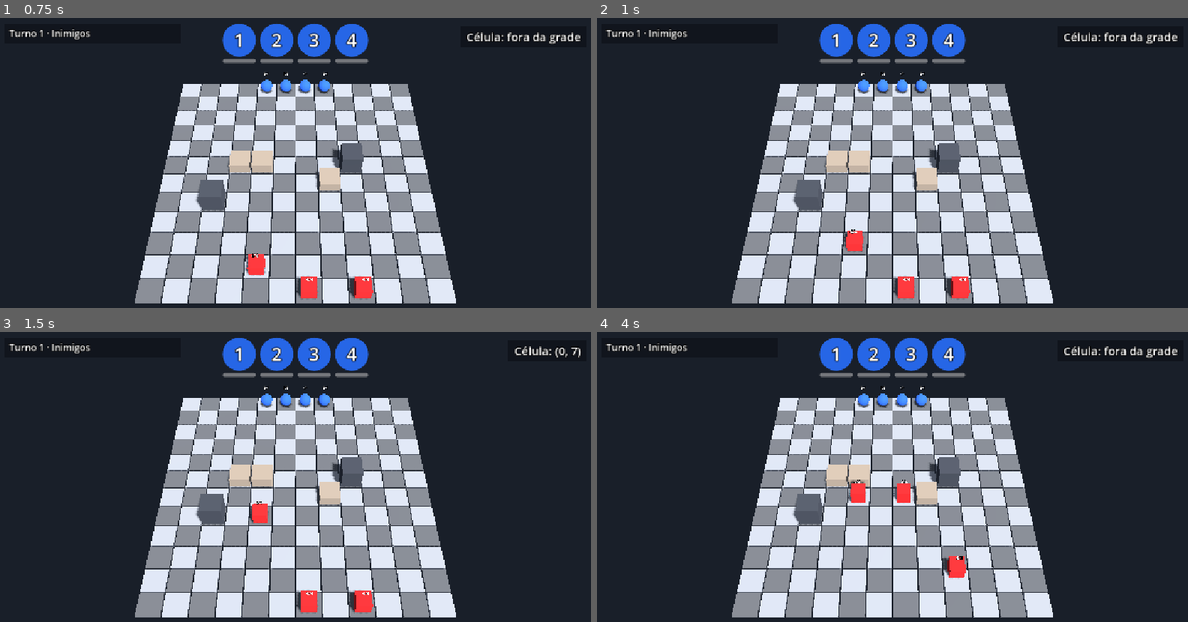
Above: before the commit, frames 1-4 (two rows, left to right).
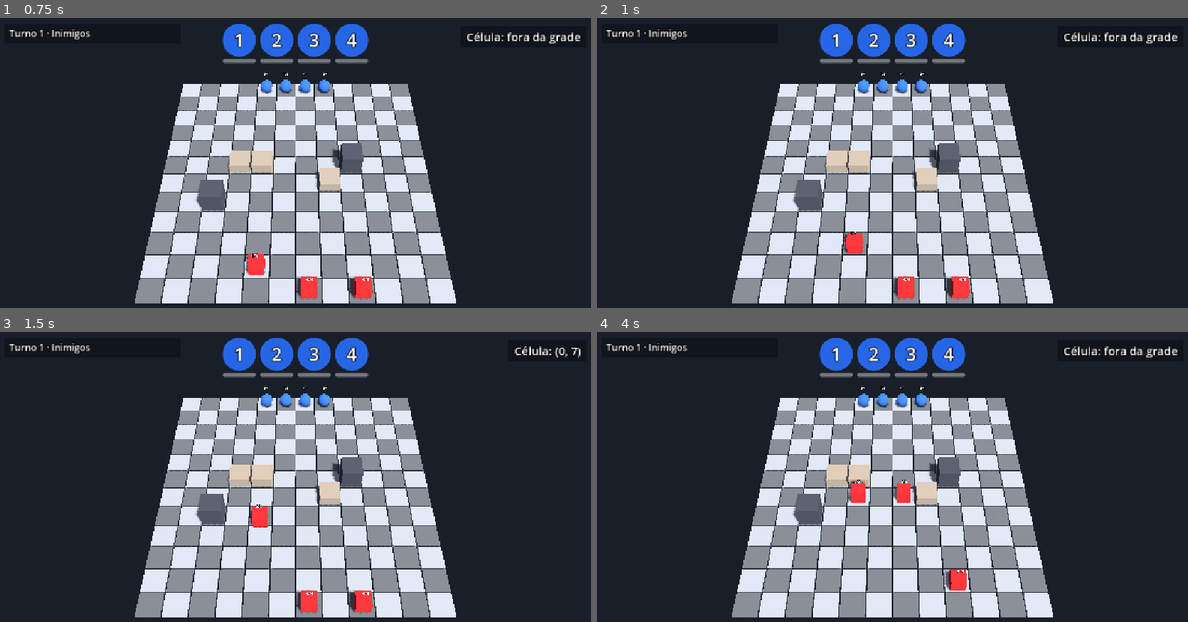
Above: after the commit, the same moments.

Repository: lcf-fernandes/codeName_Phantom1
Game: Godot game, scene res://scenes/tactical/maps/test_level.tscn
Same seed, same stepped clock (60 frames per second), same inputs: the game is played once before the commit and once after it.
Inputs (mouse positions are in pixels of both pictures, inside the frame that each line leads up to):
- Up to frame 1 (0.75 s): tap Enter at 0.5 s; move the mouse to (425, 168) at 0.52 s; tap R at 0.6 s; click (425, 168) at 0.67 s
- Up to frame 2 (1 s): no input
- Up to frame 3 (1.5 s): move the mouse to (177, 517) at 1.27 s; tap Enter at 1.35 s; click (177, 517) at 1.42 s
- Up to frame 4 (4 s): move the mouse to (951, 424) at 2.02 s; tap Keypad Enter at 2.1 s; click (951, 424) at 2.17 s; move the mouse to (862, 566) at 2.77 s; tap 1 at 2.85 s; click (862, 566) at 2.92 s; move the mouse to (1069, 549) at 3.52 s; tap 2 at 3.6 s; click (1069, 549) at 3.67 s

Frame 1 is identical in both runs. In frame 2, less than 0.1% of the frame differs, in the area x 41-46%, y 72-82%; in frame 3, less than 0.1%; in frame 4, 0.4%, in the area x 57-63%, y 77-90%.

Commit message:
Reacao da Vigilancia (overwatch)

Diff:
--- a/scenes/tactical/maps/test_level.tscn
+++ b/scenes/tactical/maps/test_level.tscn
@@ -20,6 +20,7 @@
 [ext_resource type="Script" uid="uid://xvmcfewft3c" path="res://scripts/ui/action_bar.gd" id="18_4bb7x"]
 [ext_resource type="Script" uid="uid://gojm43f5vi5g" path="res://scripts/ui/cell_readout.gd" id="19_e2sfh"]
 [ext_resource type="Script" uid="uid://dvg18eda70kt8" path="res://scripts/ui/portrait_bar.gd" id="20_80g43"]
+[ext_resource type="Script" uid="uid://buh68ovv0g2o" path="res://scripts/tactical/combat/overwatch_controller.gd" id="21_bkdw7"]
 
 [node name="TestLevel" type="Node3D" unique_id=238378437]
 
@@ -93,3 +94,6 @@
 
 [node name="PortraitBar" type="CanvasLayer" parent="." unique_id=2130713716]
 script = ExtResource("20_80g43")
+
+[node name="OverwatchController" type="Node" parent="." unique_id=442048008]
+script = ExtResource("21_bkdw7")
--- a/scripts/ai/enemy_ai.gd
+++ b/scripts/ai/enemy_ai.gd
@@ -61,6 +61,11 @@
 			enemy.spend_action(1)
 			enemy.move_along_path(path)
 			await enemy.move_finished
+			# O inimigo pode ter sumido ou morrido durante o movimento: pula o resto do turno dele.
+			if not is_instance_valid(enemy) or enemy.hp <= 0:
+				if i < enemies.size() - 1:
+					await get_tree().create_timer(delay_between_enemies).timeout
+				continue
 			print("IA: %s -> alvo %s | (%d, %d) -> (%d, %d) | %d passos | cobertura %s" % [
 				enemy.unit_name, target.unit_name, from_cell.x, from_cell.y,
 				enemy.cell.x, enemy.cell.y, path.size(), cover_label
--- a/scripts/tactical/combat/attack_controller.gd
+++ b/scripts/tactical/combat/attack_controller.gd
@@ -239,8 +239,13 @@
 ## Resolve um ataque: calcula a chance, faz a rolagem (respeitando forced_roll), gasta os PA do
 ## atacante, aplica o dano, imprime o resultado, mostra o texto flutuante e imprime a morte,
 ## se o defensor morrer. Não faz nenhuma checagem de turno nem de alcance: quem chama decide.
-func perform_attack(attacker: Unit, defender: Unit) -> void:
-	var chance: int = _combat_calc.get_hit_chance(attacker.cell, defender.cell, defender.is_defending)
+## `extra_penalty` é subtraída da chance (e aparece na linha impressa quando > 0). Com `defender_cell`
+## diferente de (-1, -1), essa célula substitui defender.cell na chance, na cobertura, na distância
+## e na linha de morte; a célula do atacante continua sendo attacker.cell.
+func perform_attack(attacker: Unit, defender: Unit, extra_penalty: int = 0, defender_cell: Vector2i = Vector2i(-1, -1)) -> void:
+	var has_given_cell: bool = defender_cell != Vector2i(-1, -1)
+	var target_cell: Vector2i = defender_cell if has_given_cell else defender.cell
+	var chance: int = _combat_calc.get_hit_chance(attacker.cell, target_cell, defender.is_defending, extra_penalty)
 	var roll: int = forced_roll if forced_roll != 0 else randi_range(1, 100)
 	var hit: bool = roll <= chance
 
@@ -248,7 +253,7 @@
 	# (com projétil, quando ele chega).
 	attacker.play_attack_animation(defender)
 	var hit_delay: float = attacker.lunge_out_time
-	if _combat_calc.get_distance(attacker.cell, defender.cell) >= min_projectile_distance:
+	if _combat_calc.get_distance(attacker.cell, target_cell) >= min_projectile_distance:
 		hit_delay += _spawn_projectile(attacker, defender, hit)
 
 	# O atacante fica "ocupado" (is_moving) até o impacto; quem bloqueia cliques e turnos lê isso.
@@ -270,7 +275,7 @@
 
 	# Guarda o que a morte pode apagar: a unidade só é liberada ao fim da animação de morte (alguns
 	# décimos de segundo depois), mas já sai do grupo "units" e perde o colisor de clique na hora.
-	var defender_cell: Vector2i = defender.cell
+	var death_cell: Vector2i = defender_cell if has_given_cell else defender.cell
 	var defender_position: Vector3 = defender.global_position
 	var hp_before: int = defender.hp
 
@@ -286,13 +291,16 @@
 	else:
 		_show_feedback(defender_position, "ERROU", Color(0.9, 0.9, 0.9))
 
-	print("Ataque: %s -> %s | chance %d%% | rolagem %d -> %s | dano %d | hp %d/%d" % [
+	var attack_line: String = "Ataque: %s -> %s | chance %d%% | rolagem %d -> %s | dano %d | hp %d/%d" % [
 		attacker_name, defender_name, chance, roll, "ACERTOU" if hit else "ERROU",
 		damage_dealt, defender.hp, defender.max_hp
-	])
+	]
+	if extra_penalty > 0:
+		attack_line += " | penalidade %d" % extra_penalty
+	print(attack_line)
 	# A unidade em si não imprime nada ao morrer (isso é feito pelo DebugTools nos atalhos de teste).
 	if defender.hp <= 0:
-		print("%s morreu em (%d, %d)" % [defender_name, defender_cell.x, defender_cell.y])
+		print("%s morreu em (%d, %d)" % [defender_name, death_cell.x, death_cell.y])
 
 	# Fim do ataque: o atacante deixa de ficar "ocupado".
 	if is_instance_valid(attacker):
--- a/scripts/tactical/combat/combat_calc.gd
+++ b/scripts/tactical/combat/combat_calc.gd
@@ -44,8 +44,9 @@
 
 
 ## Chance de acerto (em %) para uma distância e uma cobertura dadas. Com `defending`, o defensor
-## está em Defender e a chance perde defend_penalty antes de ser limitada.
-func compute_hit_chance(distance: int, cover: CoverMap.CoverType, defending: bool = false) -> int:
+## está em Defender e a chance perde defend_penalty; `extra_penalty` é uma penalidade a mais, em
+## pontos percentuais. Os dois são subtraídos antes de a chance ser limitada.
+func compute_hit_chance(distance: int, cover: CoverMap.CoverType, defending: bool = false, extra_penalty: int = 0) -> int:
 	var cover_penalty: int = 0
 	match cover:
 		CoverMap.CoverType.LOW:
@@ -54,17 +55,17 @@
 			cover_penalty = high_cover_penalty
 
 	var distance_penalty: int = maxi(0, distance - distance_free_cells) * distance_penalty_per_cell
-	var chance: int = base_hit_chance - cover_penalty - distance_penalty
+	var chance: int = base_hit_chance - cover_penalty - distance_penalty - extra_penalty
 	if defending:
 		chance -= defend_penalty
 	return clampi(chance, min_hit_chance, max_hit_chance)
 
 
 ## Chance de acerto (em %) do atacante contra o defensor, pela distância e pela cobertura do defensor.
-func get_hit_chance(attacker: Vector2i, defender: Vector2i, defending: bool = false) -> int:
+func get_hit_chance(attacker: Vector2i, defender: Vector2i, defending: bool = false, extra_penalty: int = 0) -> int:
 	var distance: int = get_distance(attacker, defender)
 	var cover: CoverMap.CoverType = _cover_map.get_cover_against(defender, attacker)
-	return compute_hit_chance(distance, cover, defending)
+	return compute_hit_chance(distance, cover, defending, extra_penalty)
 
 
 # Roda os 8 casos de compute_hit_chance e imprime cada resultado e o total.
--- /dev/null
+++ b/scripts/tactical/combat/overwatch_controller.gd
@@ -0,0 +1,76 @@
+class_name OverwatchController
+extends Node
+## Reação da Vigilância: quando um inimigo termina de andar até uma célula (sinal cell_reached) ao
+## alcance de soldados em vigilância, o movimento dele fica em espera (hold_move) e cada soldado
+## atira nele, em ordem de nome, com uma penalidade na chance. Depois o movimento é solto.
+
+const UNITS_GROUP: StringName = &"units"
+
+## Penalidade, em pontos percentuais, na chance dos tiros de vigilância.
+@export var overwatch_penalty: int = 15
+## Caminho até o AttackController (resolve os tiros).
+@export var attack_controller_path: NodePath = ^"../AttackController"
+## Caminho até o CombatCalc (distância entre células).
+@export var combat_calc_path: NodePath = ^"../CombatCalc"
+
+var _attack_controller: AttackController
+var _combat_calc: CombatCalc
+
+
+func _ready() -> void:
+	_attack_controller = get_node(attack_controller_path) as AttackController
+	_combat_calc = get_node(combat_calc_path) as CombatCalc
+	assert(_attack_controller != null, "OverwatchController: attack_controller_path não aponta para um AttackController.")
+	assert(_combat_calc != null, "OverwatchController: combat_calc_path não aponta para um CombatCalc.")
+	# Depois de os inimigos existirem (os spawners criam as unidades no _ready deles).
+	_connect_enemies.call_deferred()
+
+
+func _connect_enemies() -> void:
+	for node: Node in get_tree().get_nodes_in_group(UNITS_GROUP):
+		var unit: Unit = node as Unit
+		if unit != null and unit.team == Unit.Team.ENEMY:
+			unit.cell_reached.connect(_on_cell_reached)
+
+
+# O inimigo acabou de chegar a `cell` (a célula lógica dele só muda no fim do movimento).
+func _on_cell_reached(enemy: Unit, cell: Vector2i) -> void:
+	if not is_instance_valid(enemy) or enemy.hp <= 0:
+		return
+
+	var watchers: Array[Unit] = []
+	for node: Node in get_tree().get_nodes_in_group(UNITS_GROUP):
+		var soldier: Unit = node as Unit
+		if soldier == null or soldier.team != Unit.Team.SQUAD:
+			continue
+		if soldier.hp <= 0 or not soldier.is_overwatching:
+			continue
+		if _combat_calc.get_distance(soldier.cell, cell) <= soldier.attack_range:
+			watchers.append(soldier)
+	if watchers.is_empty():
+		return
+	watchers.sort_custom(func(a: Unit, b: Unit) -> bool: return a.unit_name < b.unit_name)
+
+	# A espera precisa ser pedida de forma síncrona, antes de qualquer await.
+	enemy.hold_move()
+	_resolve_reactions(enemy, cell, watchers)
+
+
+# Coroutine: cada soldado em vigilância atira, um de cada vez; no fim o movimento do inimigo é solto.
+func _resolve_reactions(enemy: Unit, cell: Vector2i, watchers: Array[Unit]) -> void:
+	for soldier: Unit in watchers:
+		# Se o inimigo morreu, os soldados restantes continuam em vigilância.
+		if not is_instance_valid(enemy) or enemy.hp <= 0:
+			break
+		if not is_instance_valid(soldier) or soldier.hp <= 0 or not soldier.is_overwatching:
+			continue
+
+		# Nomes guardados antes de qualquer espera: as unidades podem deixar de existir.
+		var soldier_name: String = soldier.unit_name
+		var enemy_name: String = enemy.unit_name
+		soldier.consume_overwatch()
+		print("Vigilância: %s reage a %s em (%d, %d)" % [soldier_name, enemy_name, cell.x, cell.y])
+		await _attack_controller.perform_attack(soldier, enemy, overwatch_penalty, cell)
+
+	if is_instance_valid(enemy):
+		enemy.release_move()
--- a/scripts/units/unit.gd
+++ b/scripts/units/unit.gd
@@ -12,6 +12,10 @@
 signal health_changed(unit: Unit, hp: int, max_hp: int)
 ## Emitido uma única vez, quando os pontos de vida chegam a 0.
 signal died(unit: Unit)
+## Emitido toda vez que a unidade termina de andar até uma célula do caminho (inclusive a última).
+signal cell_reached(unit: Unit, cell: Vector2i)
+## Emitido quando o último pedido de espera do movimento (hold_move) é liberado.
+signal hold_released
 
 ## Nome exibido da unidade.
 @export var unit_name: String = "Unidade"
@@ -49,11 +53,15 @@
 @export var defend_marker_color: Color = Color(0.2, 0.9, 1.0, 0.85)
 ## Cor do anel que marca a unidade em Vigilância (laranja semitransparente).
 @export var overwatch_marker_color: Color = Color(1.0, 0.6, 0.1, 0.85)
+## Temporário: com ele ligado, imprime "Passo: <nome> em (x, y)" a cada célula alcançada no movimento.
+@export var debug_steps: bool = true
 
 ## Célula atual da unidade na grade.
 var cell: Vector2i = Vector2i.ZERO
 ## Verdadeiro enquanto a unidade percorre um caminho.
 var is_moving: bool = false
+## Quantos ouvintes pediram para o movimento esperar na célula atual (hold_move / release_move).
+var move_holds: int = 0
 ## Pontos de ação restantes neste turno.
 var action_points: int = max_action_points
 ## Pontos de vida atuais (0 = morta).
@@ -103,7 +111,9 @@
 
 ## Anima a unidade célula por célula pelo caminho (da primeira célula depois da origem até o destino),
 ## em linha reta entre os centros das células e com velocidade constante (move_speed).
-## A célula lógica só é atualizada no fim, por place_on_cell, e então move_finished é emitido.
+## Ao chegar em cada célula emite cell_reached; se algum ouvinte pediu espera (hold_move) durante o
+## sinal, aguarda hold_released antes de seguir. A célula lógica só é atualizada no fim, por
+## place_on_cell, e então move_finished é emitido.
 ## Exige que place_on_cell já tenha sido chamado ao menos uma vez (guarda o GridManager).
 func move_along_path(path: Array[Vector2i]) -> void:
 	if path.is_empty() or is_moving:
@@ -111,14 +121,46 @@
 	assert(_grid_manager != null, "Unit: chame place_on_cell antes de move_along_path.")
 
 	is_moving = true
-	var tween: Tween = create_tween()
-	var previous: Vector3 = global_position
 	for step: Vector2i in path:
 		var target: Vector3 = _grid_manager.cell_to_world(step)
-		var duration: float = previous.distance_to(target) / maxf(move_speed, 0.001)
+		var duration: float = global_position.distance_to(target) / maxf(move_speed, 0.001)
+		var tween: Tween = create_tween()
 		tween.tween_property(self, "global_position", target, duration)
-		previous = target
-	tween.tween_callback(_finish_move.bind(path[path.size() - 1]))
+		await tween.finished
+
+		if debug_steps:
+			print("Passo: %s em (%d, %d)" % [unit_name, step.x, step.y])
+		cell_reached.emit(self, step)
+
+		# Um ouvinte pede a espera chamando hold_move() de forma síncrona dentro do cell_reached.
+		var waited: bool = false
+		while move_holds > 0:
+			waited = true
+			await hold_released
+
+		# Depois de uma espera, a unidade pode ter morrido ou sido liberada: encerra sem travar quem
+		# espera move_finished.
+		if waited and (not is_instance_valid(self) or is_queued_for_deletion() or hp <= 0):
+			is_moving = false
+			move_finished.emit(self)
+			return
+
+	_finish_move(path[path.size() - 1])
+
+
+## Pede que o movimento espere na célula atual (some 1 ao contador de esperas).
+## Deve ser chamado de forma síncrona dentro do tratamento de cell_reached.
+func hold_move() -> void:
+	move_holds += 1
+
+
+## Libera um pedido de espera (subtrai 1, nunca abaixo de 0). Ao chegar a 0, emite hold_released.
+func release_move() -> void:
+	if move_holds <= 0:
+		return
+	move_holds -= 1
+	if move_holds == 0:
+		hold_released.emit()
 
 
 func _finish_move(final_cell: Vector2i) -> void:
@@ -193,6 +235,12 @@
 	spend_action(action_points)
 	print("Vigilância: %s em vigilância" % unit_name)
 	return true
+
+
+## Gasta a vigilância (ela reagiu): desliga is_overwatching e esconde o anel laranja.
+func consume_overwatch() -> void:
+	is_overwatching = false
+	_update_overwatch_marker()
 
 
 # Mostra o anel laranja enquanto is_overwatching for verdadeiro e o esconde caso contrário.
Not shown, removed: addons/godot_mcp/cache/undo/entry_000001/manifest.json
Not shown, removed: addons/godot_mcp/cache/undo/entry_000002/manifest.json
Not shown, removed: addons/godot_mcp/cache/undo/entry_000003/manifest.json
Not shown, removed: addons/godot_mcp/cache/undo/entry_000004/manifest.json
Not shown, removed: addons/godot_mcp/cache/undo/entry_000005/manifest.json
Not shown, removed: addons/godot_mcp/cache/undo/entry_000006/manifest.json
Not shown, removed: addons/godot_mcp/cache/undo/entry_000007/manifest.json
Not shown, removed: addons/godot_mcp/cache/undo/entry_000008/manifest.json
Not shown, removed: addons/godot_mcp/cache/undo/entry_000009/manifest.json
Not shown, removed: addons/godot_mcp/cache/undo/entry_000010/manifest.json
Not shown, removed: addons/godot_mcp/cache/undo/entry_000011/manifest.json
Not shown, removed: addons/godot_mcp/cache/undo/entry_000012/manifest.json
(and 3 more such lines)
